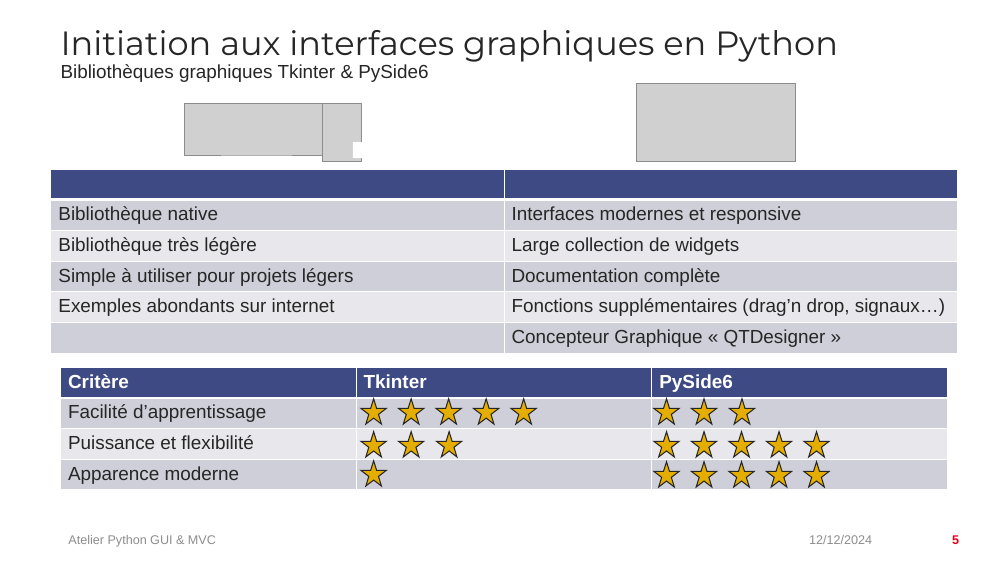
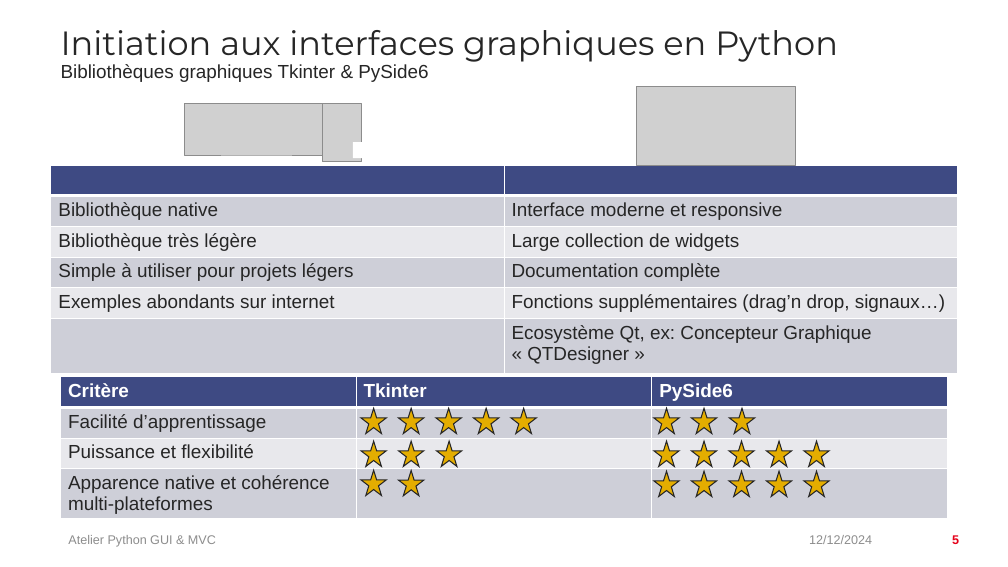
Before and after one commit to Crackvignoule/python-gui-mvc-tutorial, a slide deck: slide 5 of presentation/Atelier Python GUI & MVC.pptx. Drawn at 1008x567 pixels with LibreOffice and Linux fonts; fonts in the diff are those of the drawing; grey boxes stand for pictures; background and template pictures are left out. Boxes give left, top, right and bottom in pixels: in the first picture for what was removed or moved away, otherwise in the second. Text is boxed around its words. In the diff, an @@ line names an element or a change of style, - is before the commit and + after.

Commit message:
Update presentation

```diff
--- a/presentation/Atelier Python GUI & MVC.pptx
+++ b/presentation/Atelier Python GUI & MVC.pptx
@@ picture: place and size @@
-picture at <box>636,83,796,162</box>
+picture at <box>636,87,796,166</box>
@@ table at <box>51,165,957,374</box> @@
-row 2, column 2: Interfaces modernes et responsive
+row 2, column 2: Interface moderne et responsive
-row 6, column 2: Concepteur Graphique « QTDesigner »
+row 6, column 2: Ecosystème Qt, ex: Concepteur Graphique « QTDesigner »
@@ table: place and size @@
-table at <box>51,169,957,353</box>
+table at <box>51,165,957,374</box>
@@ table at <box>60,377,948,522</box> @@
-row 4, column 1: Apparence moderne
+row 4, column 1: Apparence native et cohérence multi-plateformes
@@ table: place and size @@
-table at <box>60,368,948,490</box>
+table at <box>60,377,948,522</box>
@@ 22 stars: place and size @@
-22 stars at <box>361,399,829,487</box>
+22 stars at <box>361,408,829,496</box>
@@ star added at <box>399,470,423,495</box>, fill #E4AD00, outline #262626 1 pt @@
```
Also in this commit, not shown: 6 other slides changed, 4 slides added, 5 other files.
